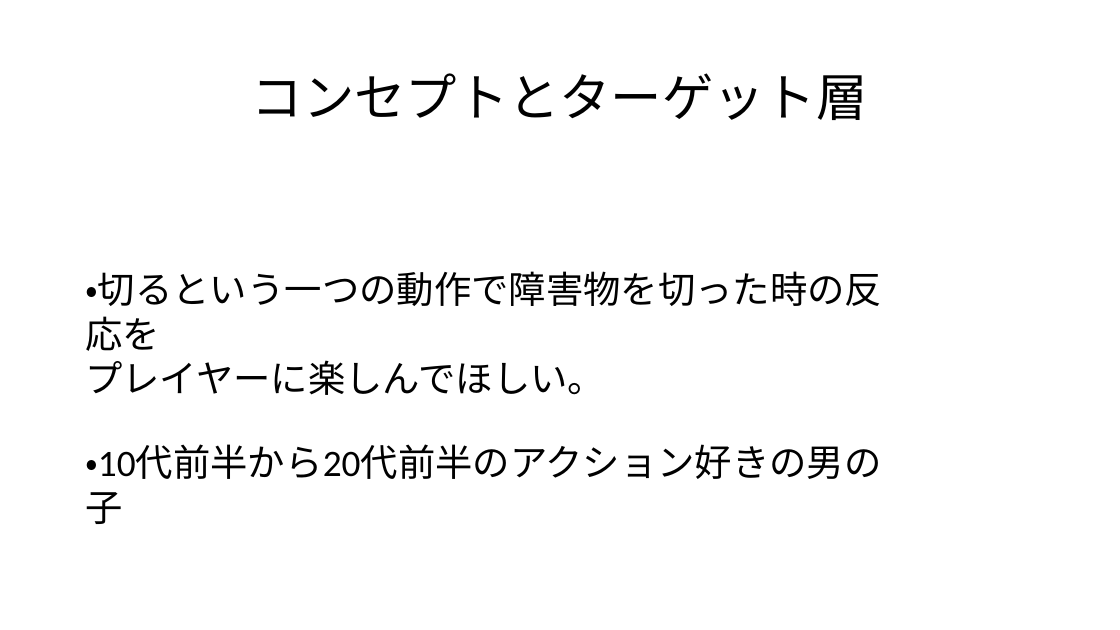
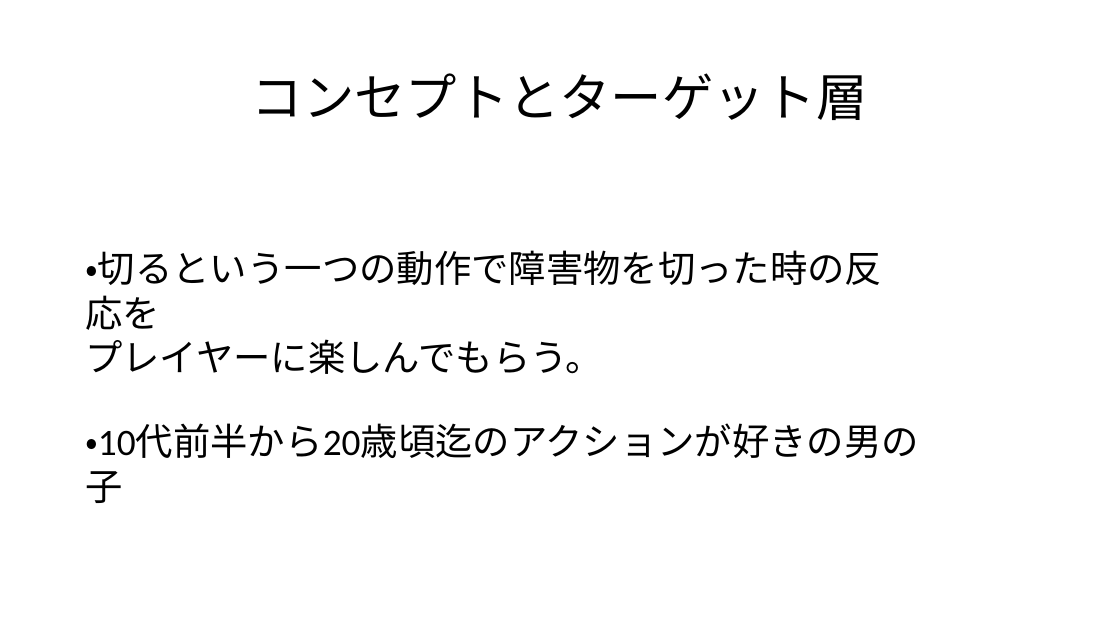
Before and after one commit to nkyyut/KBC_GameCamp, a slide deck: slide 4 of プレゼンテーション1.pptx. Drawn at 1120x630 pixels with LibreOffice and Linux fonts; fonts in the diff are those of the drawing. Boxes give left, top, right and bottom in pixels: in the first picture for what was removed or moved away, otherwise in the second. Text is boxed around its words. In the diff, an @@ line names an element or a change of style, - is before the commit and + after.

```diff
--- a/プレゼンテーション1.pptx
+++ b/プレゼンテーション1.pptx
@@ text "・切るという一つの動作で障害物を切った時の反応を": place and size @@
-text "・切るという一つの動作で障害物を切った時の反応を" at (85, 271, 882, 395)
+text "・切るという一つの動作で障害物を切った時の反応を" at (85, 250, 882, 374)
@@ text at (85, 339, 603, 374): text changed @@
-プレイヤーに楽しんでほしい。
+プレイヤーに楽しんでもらう。
@@ text at (85, 423, 919, 458): text changed @@
-・10代前半から20代前半のアクション好きの男の子
+・10代前半から20歳頃迄のアクションが好きの男の子
```
Also in this commit, not shown: 2 other slides changed.
